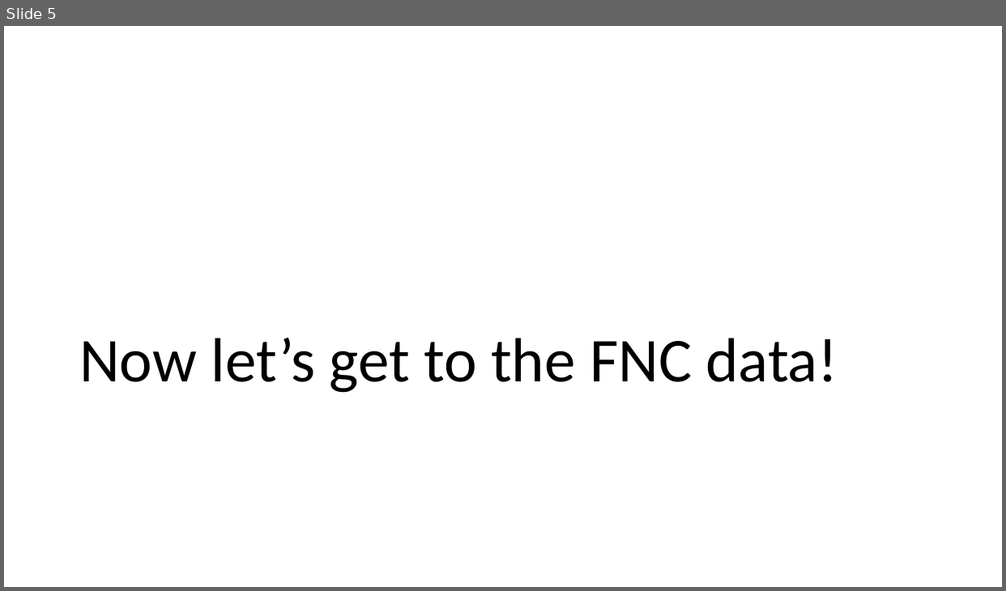
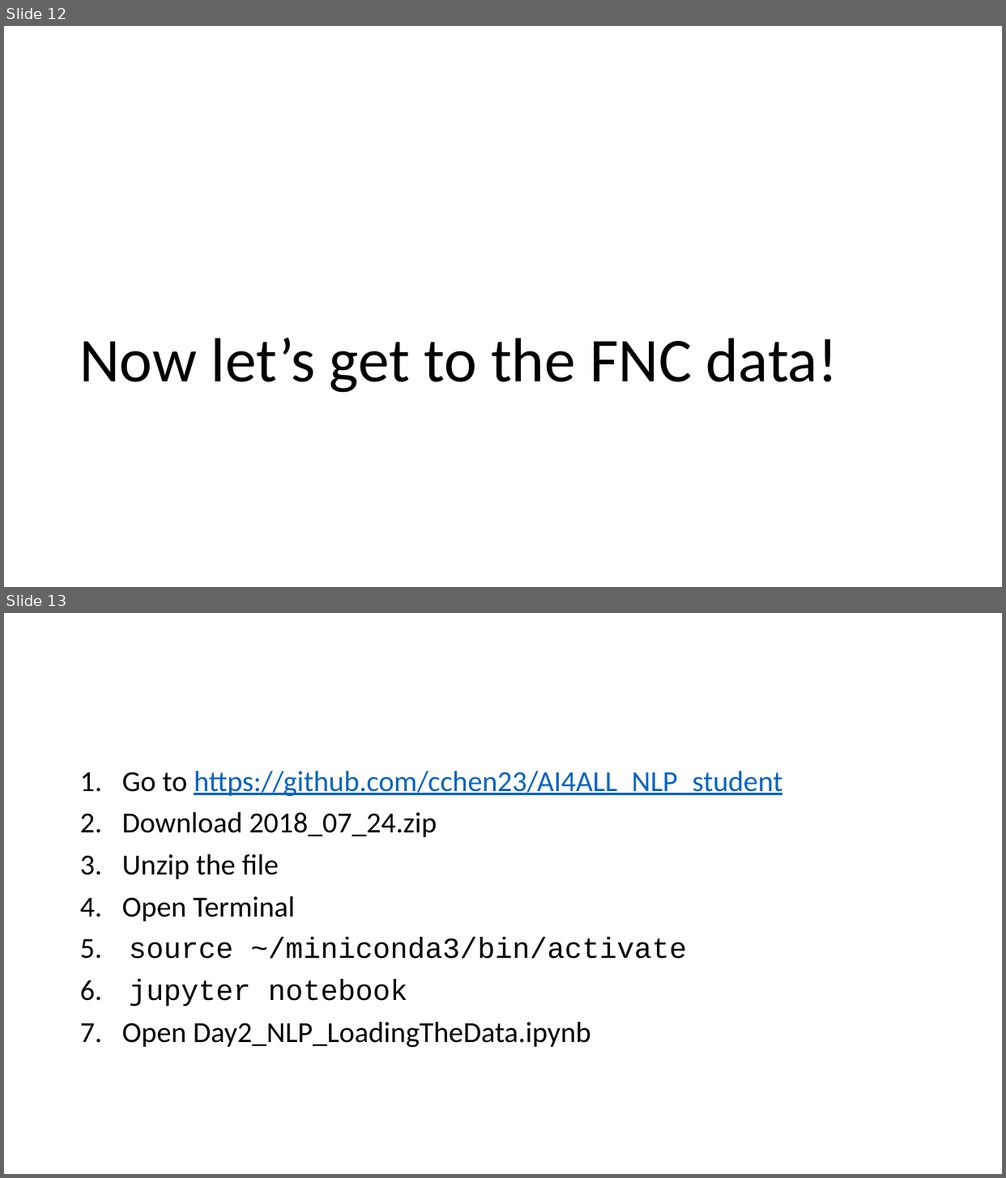
Before and after one commit to cchen23/AI4ALL_NLP, a slide deck: Slides/Day2_LoadingTheData.pptx. Shown one above the other, each under a label of ours: slide 5 before the commit, slides 12 and 13 after it. The pictures are 1006x591 and 1006x1178 pixels, drawn with LibreOffice and Linux fonts; fonts in the diff are those of the drawing. Boxes give left, top, right and bottom in pixels: in the first picture for what was removed or moved away, otherwise in the second. Text is boxed around its words. In the diff, an @@ line names an element or a change of style, - is before the commit and + after.

```diff
--- a/Slides/Day2_LoadingTheData.pptx
+++ b/Slides/Day2_LoadingTheData.pptx
@@ slide 13 added at (x1=4, y1=613, x2=1002, y2=1174), background #FFFFFF @@
@@ text added at (x1=122, y1=771, x2=782, y2=1047), 28 pt, text #000000 @@
+1. Go to https://github.com/cchen23/AI4ALL_NLP_student
+2. Download 2018_07_24.zip
+3. Unzip the file
+4. Open Terminal
+5. source ~/miniconda3/bin/activate
+6. jupyter notebook
+7. Open Day2_NLP_LoadingTheData.ipynb
@@ what was slide 5 is now slide 12 @@
```
Also in this commit, not shown: 8 other slides added, 1 other file.
